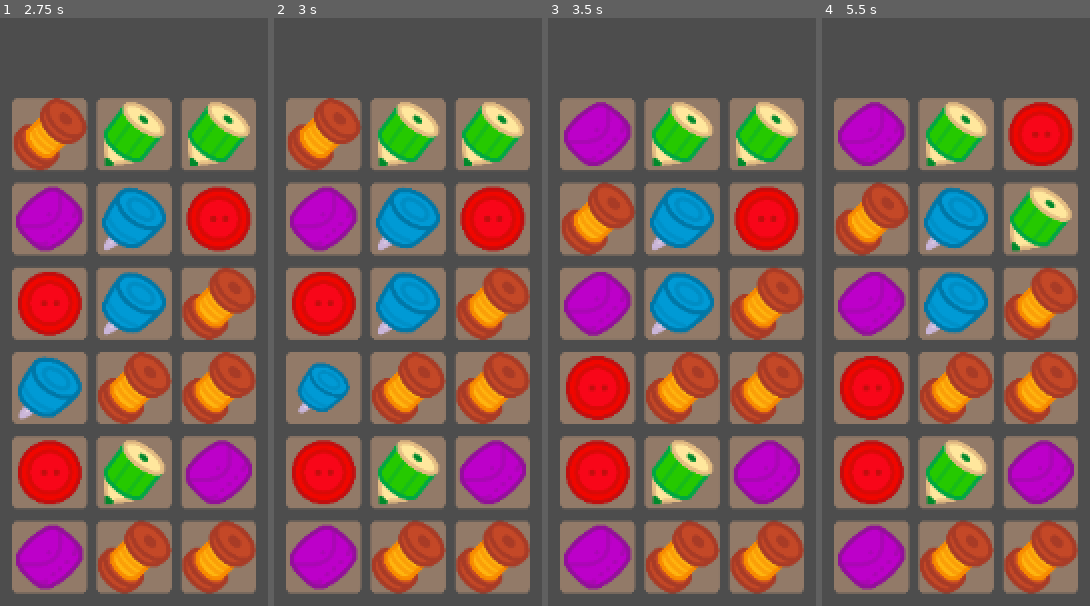
Above: before the commit, frames 1-4 (left to right).
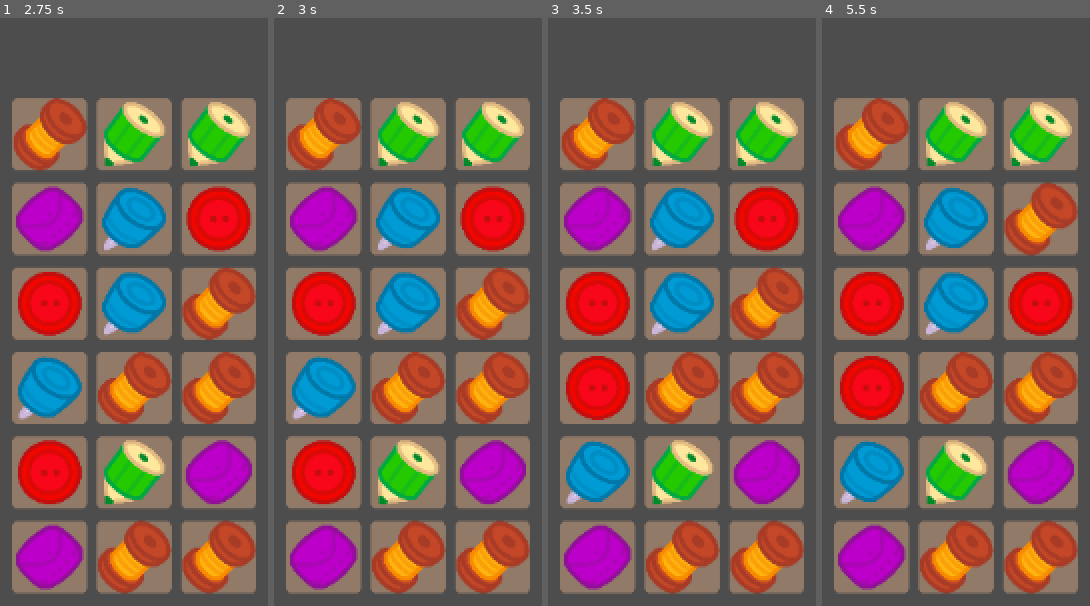
Above: after the commit, the same moments.

Repository: vyacheslavhere/godotm3
Game: Godot game, scene res://scenes/m3.tscn
The game is run twice, just before and just after one commit, with the same random seed, the same clock (stepped at 60 frames per second) and the same inputs.
Inputs (mouse positions are in pixels of both pictures, inside the frame that each line leads up to):
- Up to frame 1 (2.75 s): move the mouse to (outside the picture) at 0.52 s; click (outside the picture) at 0.67 s; tap Enter at 1.25 s; move the mouse to (outside the picture) at 1.27 s; click (outside the picture) at 1.42 s; tap Space at 2 s; move the mouse to (outside the picture) at 2.02 s; click (outside the picture) at 2.17 s
- Up to frame 2 (3 s): tap Enter at 2.75 s; move the mouse to (349, 417) at 2.77 s; click (349, 417) at 2.92 s
- Up to frame 3 (3.5 s): no input
- Up to frame 4 (5.5 s): tap Space at 3.5, 5 s; move the mouse to (outside the picture) at 3.52 s; click (outside the picture) at 3.67 s; tap Enter at 4.25 s; move the mouse to (outside the picture) at 4.27 s; click (outside the picture) at 4.42 s; move the mouse to (1057, 235) at 5.02 s; click (1057, 235) at 5.17 s

Frame 1 is identical in both runs. In frame 2, 1.0% of the frame differs, in the area x 6-31%, y 57-69%; in frame 3, 8.9%; in frame 4, 16%, in the area x 5-96%, y 13-83%.

Commit message:
added swapping system

Diff:
--- a/scenes/m3.tscn
+++ b/scenes/m3.tscn
@@ -27,6 +27,7 @@
 fall_tween_duration = 0.125
 die_tween_duration = 0.075
 die_tween_scale_factor = 0.8
+swap_tween_duration = 0.125
 
 [node name="BoardInput" type="Node2D" parent="Board"]
 script = ExtResource("9_604la")
--- a/scripts/board.gd
+++ b/scripts/board.gd
@@ -169,19 +169,24 @@
 	tile_b.chip = a
 
 	# visual swapping
-	var tween = create_tween()
-	tween.set_ease(Tween.EASE_IN_OUT)
-	tween.set_trans(Tween.TRANS_QUAD)
-	tween.tween_property(a, "position", b.position, swap_tween_duration)
-	tween.tween_property(b, "position", a.position, swap_tween_duration)
-
-	# callback
-	tween.tween_callback(
+	var tween_a = create_tween()
+	tween_a.set_ease(Tween.EASE_IN_OUT)
+	tween_a.set_trans(Tween.TRANS_QUAD)
+	tween_a.tween_property(a, "position", b.position, swap_tween_duration)
+	tween_a.tween_callback(
 		func():
-			a.is_buse = false
+			a.is_busy = false
+			self.enqueue_match(a.find_match(false))
+	)
+
+	var tween_b = create_tween()
+	tween_b.set_ease(Tween.EASE_IN_OUT)
+	tween_b.set_trans(Tween.TRANS_QUAD)
+	tween_b.tween_property(b, "position", a.position, swap_tween_duration)
+	tween_b.tween_callback(
+		func():
 			b.is_busy = false
-			self.enqueue_match(a.find_match(false))
-			self.enqueue_match(a.find_match(false))
+			self.enqueue_match(b.find_match(false))
 	)
 
 # fakely swaps two chips
@@ -202,7 +207,7 @@
 	# callback
 	tween.tween_callback(
 		func():
-			a.is_buse = false
+			a.is_busy = false
 			b.is_busy = false
 	)
 
--- a/scripts/input.gd
+++ b/scripts/input.gd
@@ -1,25 +1,30 @@
-# input class
+# board input class
 class_name BoardInput
 extends Node2D
 
-# Текущий выделенный элемент
+# selected tile
+@export var selected: Tile;
+# match3 board
 @export var board: Board;
+# last mouse position
+@export var last_mouse_position: Vector2
 
-# инициализация
+# initialization
 func _ready():
 	self.board = get_node("/root/M3/Board") as Board
 
-# При инпуте
+# input
 func _input(event: InputEvent) -> void:
-	# Если поле заморожено
-	if board.is_freezed:
+	# if board isn't idle, return
+	if !board.is_idle():
 		return
-	# При нажатии
+
+	# mouse button down
 	if event is InputEventMouseButton && event.is_pressed():
-		# Получаем позицию мышки
+		# getting mouse position
 		var mouse_position = get_viewport().get_mouse_position()
 
-		# Стреляем рэйкастом
+		# hitting raycast
 		var space_state = get_world_2d().direct_space_state
 		var params = PhysicsPointQueryParameters2D.new()
 		params.position = mouse_position
@@ -28,13 +33,82 @@
 		params.collide_with_bodies = true
 		params.collide_with_areas = true
 
-		# Получаем результаты
+		# getting results
 		var results = space_state.intersect_point(params, 32)
 
-		# Получаем коллайдер
-		if results.size() == 1:
-			var selected_node = results[0]['collider'].get_node('..');
-			if selected_node is Tile:
-				var tile = selected_node as Tile
-				if tile.chip != null and !tile.chip.is_busy:
-					tile.delete_chip()
+		# processing results
+		if results.size() != 1: return
+		var selected_node = results[0]['collider'].get_node('..');
+
+		# if selected_node is tile, processing
+		if selected_node is Tile:
+			# getting node as tile
+			var tile = selected_node as Tile
+			if tile.chip == null: return
+			# asserting that selected is null
+			assert(selected == null, "selected isn't null on mouse down")
+			# selecting
+			self.selected = tile
+			# last mouse position
+			self.last_mouse_position = mouse_position
+	# mouse button up
+	elif event is InputEventMouseButton && !event.is_pressed():
+		# if selected is null, skip
+		if self.selected == null:
+			return
+		# getting mouse position
+		var mouse_position = get_viewport().get_mouse_position()
+		# getting direction of swipe
+		var direction = last_mouse_position - mouse_position
+		# horizontal
+		if abs(direction.x) > abs(direction.y):
+			if direction.x > 0:
+				var tile = self.board.tile_at(
+					selected.x - 1,
+					selected.y
+				)
+				if tile != null:
+					if tile.chip != null:
+						board.swap_chips(
+							self.selected.chip,
+							tile.chip
+						)
+				self.selected = null
+			else:
+				var tile = self.board.tile_at(
+					selected.x + 1,
+					selected.y
+				)
+				if tile != null:
+					if tile.chip != null:
+						board.swap_chips(
+							self.selected.chip,
+							tile.chip
+						)
+				self.selected = null
+		# vertical
+		else:
+			if direction.y > 0:
+				var tile = self.board.tile_at(
+					selected.x,
+					selected.y - 1
+				)
+				if tile != null:
+					if tile.chip != null:
+						board.swap_chips(
+							self.selected.chip,
+							tile.chip
+						)
+				self.selected = null
+			else:
+				var tile = self.board.tile_at(
+					selected.x,
+					selected.y + 1
+				)
+				if tile != null:
+					if tile.chip != null:
+						board.swap_chips(
+							self.selected.chip,
+							tile.chip
+						)
+				self.selected = null
